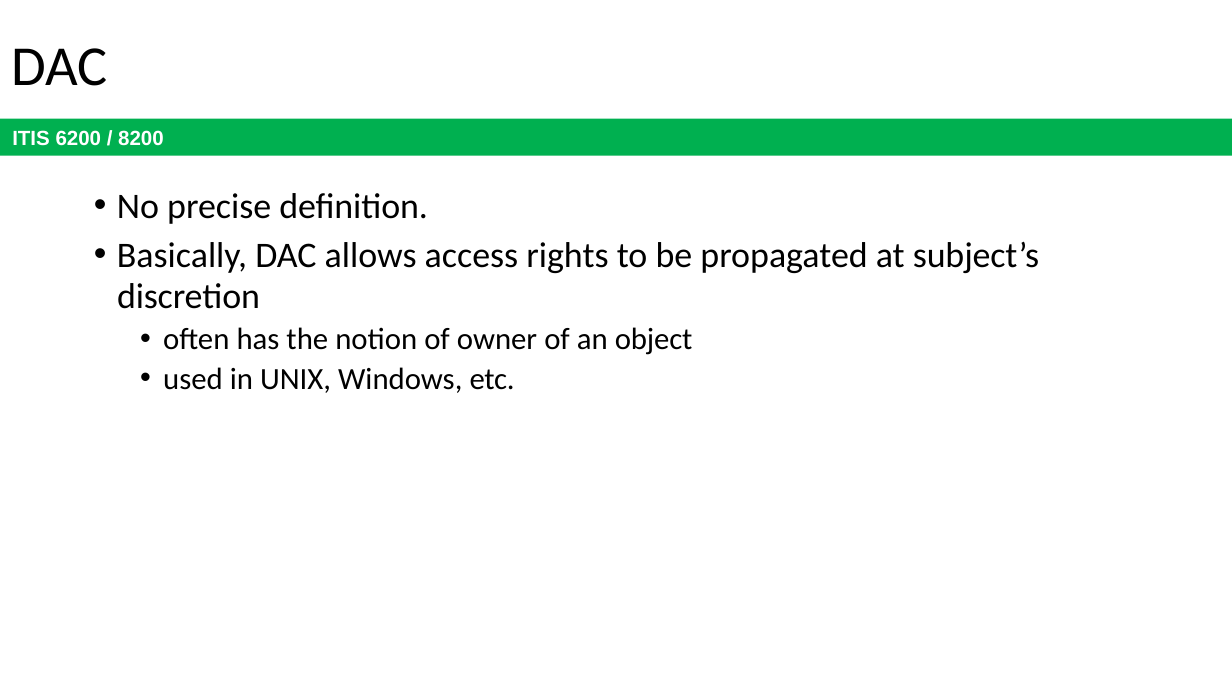
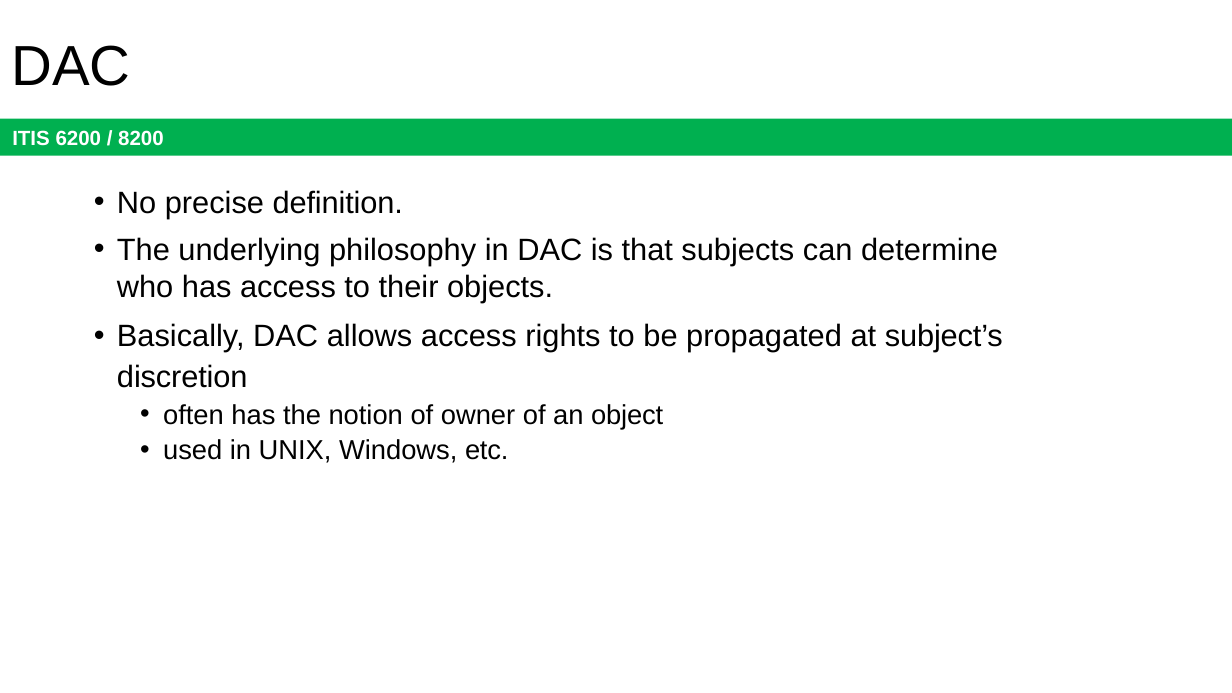
Before and after one commit to jx5c/github.io, a slide deck: slide 15 of teaching/ITIS6200/2023fa/lectures/lec09.pptx. Drawn at 1232x693 pixels with LibreOffice and Linux fonts; fonts in the diff are those of the drawing. Boxes give left, top, right and bottom in pixels: in the first picture for what was removed or moved away, otherwise in the second. Text is boxed around its words. In the diff, an @@ line names an element or a change of style, - is before the commit and + after.

```diff
--- a/teaching/ITIS6200/2023fa/lectures/lec09.pptx
+++ b/teaching/ITIS6200/2023fa/lectures/lec09.pptx
@@ title "DAC" at (12,45,131,86): font Calibri to Arial @@
@@ text at (117,190,663,463): size 21 to 18 pt in "No precise definition."; font Calibri to Arial in "No precise definition.", "often has the notion of owner of ...", "used in UNIX, Windows, etc."; size 18 to 16 pt in "often has the notion of owner of ...", "used in UNIX, Windows, etc." @@
@@ text at (117,237,1003,388): text changed; size 21 to 18 pt; font Calibri to Arial @@
-• Basically, DAC allows access rights to be propagated at subject’s
-discretion
+• The underlying philosophy in DAC is that subjects can determine who has access to their objects.
+• Basically, DAC allows access rights to be propagated at subject’s discretion
```
Also in this commit, not shown: 29 other slides changed, 1 slide added, 1 slide removed.
